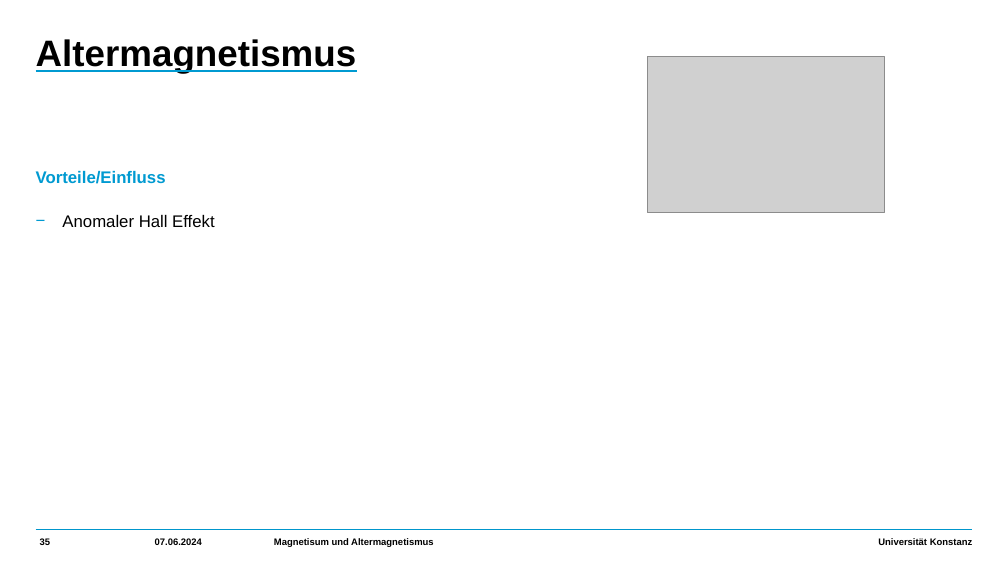
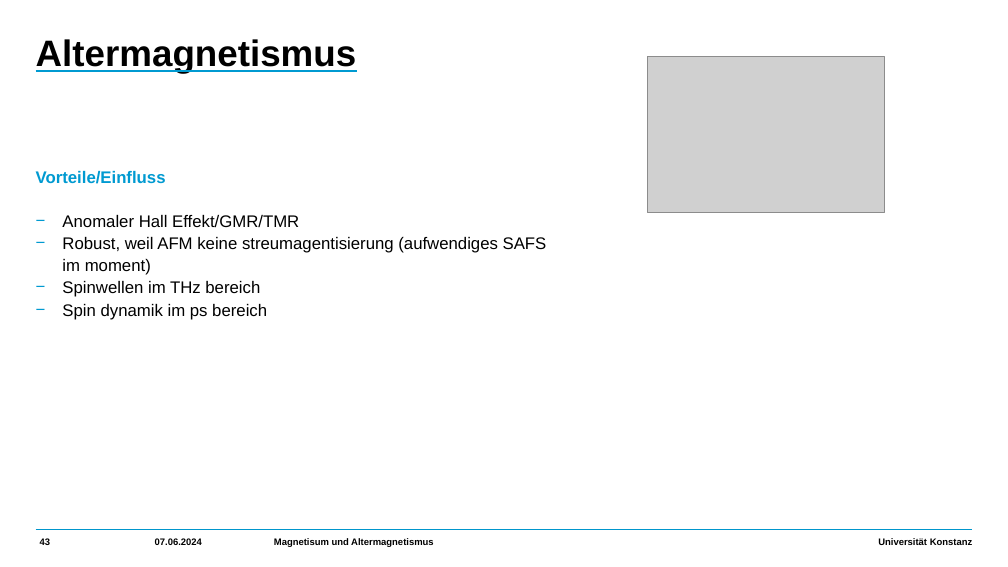
Before and after one commit to HolykingJulex/EstimateSeminar, a slide deck: slide 43 of Vortrag.pptx (slide 35 before the commit). Drawn at 1008x567 pixels with LibreOffice and Linux fonts; fonts in the diff are those of the drawing; grey boxes stand for pictures. Boxes give left, top, right and bottom in pixels: in the first picture for what was removed or moved away, otherwise in the second. Text is boxed around its words. In the diff, an @@ line names an element or a change of style, - is before the commit and + after.

Commit message:
Skeleton for the Altermagnetism part is done

```diff
--- a/Vortrag.pptx
+++ b/Vortrag.pptx
@@ text at box(62, 215, 547, 320): text changed @@
-    − Anomaler Hall Effekt
+    − Anomaler Hall Effekt/GMR/TMR
+    − Robust, weil AFM keine streumagentisierung (aufwendiges SAFS im moment)
+    − Spinwellen im THz bereich
+    − Spin dynamik im ps bereich
@@ page number at box(40, 538, 51, 545): text changed @@
-35
+43
```
Also in this commit, not shown: 20 other slides changed, 8 slides added, 2 other files.
